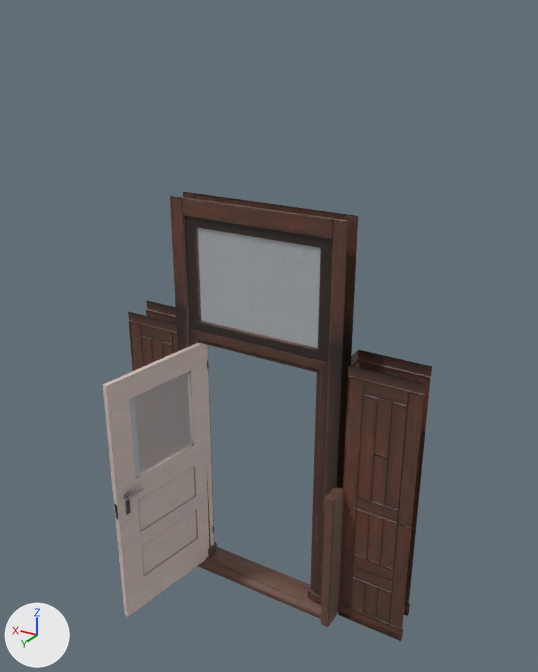
Before and after pictures for a commit that changed the FBX model content/models/mgtu/door_frame.fbx.
Rendered twice from a camera (50 mm lens) standing at (-2.37, 3.82, 3.9) and looking at (-0.19, 0.19, 2.09). Arrows for +X, +Y and +Z are at lower left; the lights stay in place. The picture after the commit comes second. Where no turn or scale is listed for an object, it has been applied to the vertices.

Names of what the first picture shows: 'Mesh_0175.rip_glass_0.001'.
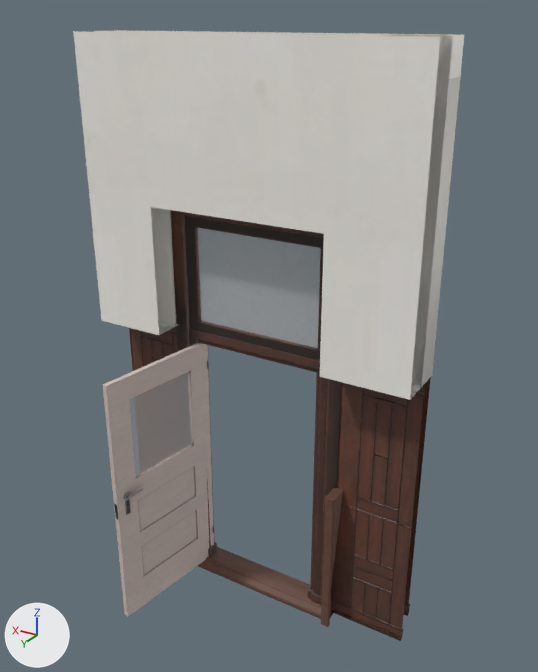
What differs and where, as boxes (x1, y1, x2, y2) in the pictures (538 x 672 px; the box of a moved part takes in the faces that stretch with it):
'Mesh_0175.rip_glass_0.001', reshaped (19% wider, 36% taller)
    before: (103, 192, 432, 641)
    after: (73, 30, 464, 641)
part 1 of me_mesh_0175_rip_glass_0_001, added
    after: (94, 30, 464, 387)
part 2 of me_mesh_0175_rip_glass_0_001, added
    after: (73, 31, 453, 400)
part 3 of me_mesh_0175_rip_glass_0_001, moved or reshaped
    before: (330, 365, 425, 641)
    after: (331, 382, 425, 641)

What changed in the scene script:
```text
Add img_mi_plasterwallclean_basecolor_png:
    img_mi_plasterwallclean_basecolor_png = load_image('MI_PlasterWallClean_baseColor.png', 'materials/textures/MI_PlasterWallClean_baseColor.png', 512, 512, 'sRGB')
Add mat_plasterwallclean:
    mat_plasterwallclean = principled_material('PlasterWallClean')
    mat_plasterwallclean.texture = img_mi_plasterwallclean_basecolor_png
Change me_mesh_0175_rip_glass_0_001:
    used by ob_mesh_0175_rip_glass_0_001; location = (0.401, 0.03, 1.051)
    remove me_mesh_0175_rip_glass_0_001.from_pydata(...)  # 1823 vertices, 2968 faces; spans x -1.57..0.67, y -0.19..0.86, z -1.04..1.8
    add me_mesh_0175_rip_glass_0_001.from_pydata(...)  # 1881 vertices, 3002 faces; spans x -1.57..0.67, y -0.19..0.86, z -1.04..2.77
    me_mesh_0175_rip_glass_0_001 part 1: a new loose piece of 30 vertices spanning x -1.57..0.67, y -0.06..0.12, z 0.92..2.77, in mat_plasterwallclean (picture img_mi_plasterwallclean_basecolor_png)
    me_mesh_0175_rip_glass_0_001 part 2: a new loose piece of 28 vertices spanning x -1.57..0.67, y 0.12..0.3, z 0.92..2.77, in mat_plasterwallclean (picture img_mi_plasterwallclean_basecolor_png)
    me_mesh_0175_rip_glass_0_001 part 3
    46 vertices in x -1.11..-1.08, y 0.05..0.08, z -1.01..0.92 move by (0.07, 0.0, 0.0)
    1 new face joins them, mat_corneroverlay
    other edits to the shape of me_mesh_0175_rip_glass_0_001 do not show in these pictures
    add me_mesh_0175_rip_glass_0_001.materials.append(mat_plasterwallclean)  # picture img_mi_plasterwallclean_basecolor_png
```
